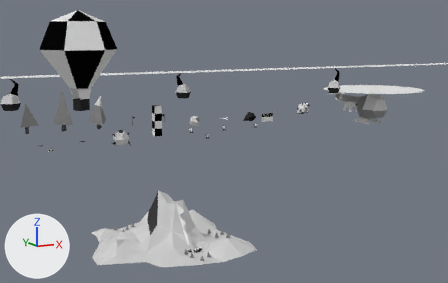
The Blender file assets/models.blend, before and after one commit.
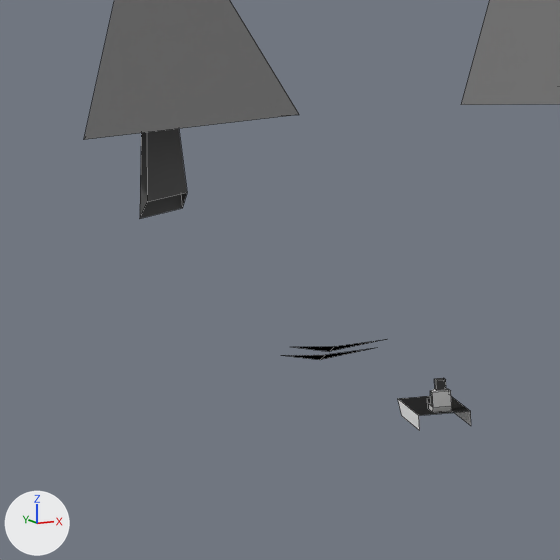
The first picture shows the older version from a 50 mm camera at (-28.5, -173.2, 27.1) aimed at (42.4, -34.8, -0.3). The close-ups show both versions on the part from 3% to 14% of the width and 41% to 58% of the height of that picture; other places that the commit changed are outside them. The axes (+X, +Y, +Z) are drawn at lower left. The lights are the same throughout. The close-ups show mesh edges as thin lines.

Before the edit, the objects in view are built like this:
```python
me_cube = bpy.data.meshes.new('Cube')
me_cube.from_pydata(...)  # 12 vertices, 8 faces; spans x -2.06..3.09, y -2.32..2.94, z -0.4..8.04
# faces by material slot: [4, 3, 1]
me_cube.materials.append(mat_trunk)  # dark grey #5d5d5d
me_cube.materials.append(mat_green)  # grey #868686
me_cube.materials.append(mat_shades)  # black #2c2c2c
me_cube_008 = bpy.data.meshes.new('Cube.008')
me_cube_008.from_pydata([(-1.0, -0.5, 0.0), (1.0, 0.56, -0.35), (0.0, -0.08, -0.14), (1.0, -0.5, 0.0), (-1.0, 0.56, -0.35), (0.0, 0.56, -0.35), (0.0, 1.62, -0.71), (0.0, 0.97, -0.49)], [], [(7, 1, 6), (3, 5, 2), (2, 5, 0), (7, 6, 4)])
me_cube_008.materials.append(mat_red_paint)  # black #070707
me_cube_014 = bpy.data.meshes.new('Cube.014')
me_cube_014.from_pydata(...)  # 34 vertices, 24 faces; spans x -0.5..0.5, y -1.0..1.0, z 0.0..0.93
# faces by material slot: [5, 10, 7, 2]
me_cube_014.materials.append(mat_shades)  # black #2c2c2c
me_cube_014.materials.append(mat_snow)  # light grey #cfcfcf
me_cube_014.materials.append(mat_helmet)  # dark grey #474747
me_cube_014.materials.append(mat_invisible)  # white #e7e7e7
ob_jumppad = bpy.data.objects.new('jumppad', me_cube_008)
ob_jumppad.location = (0.0, -20.0, 0.0)
ob_sled = bpy.data.objects.new('sled', me_cube_014)
ob_sled.location = (0.0, -30.0, 0.0)
ob_tree1 = bpy.data.objects.new('tree1', me_cube)
ob_tree1.location = (0.0, 0.0, 0.0)
# also in view: 'tree0' at (9.4, 0.2, 5.5)
```
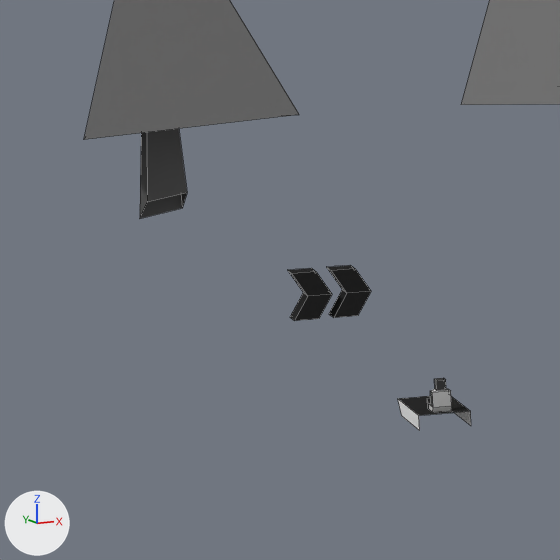
What differs and where, as boxes [x1, y1, x2, y2] in the close-ups (560 x 560 px):
'jumppad', reshaped (21% narrower, 159% taller): before [281, 339, 386, 360]; after [288, 265, 371, 321]

The change, as a list of edits to the scene's bpy script:
```text
Change me_cube_008:
    used by ob_jumppad; location = (0.0, -20.0, 0.0)
    remove me_cube_008.from_pydata(...)  # 8 vertices, 4 faces; spans x -1.0..1.0, y -0.5..1.62, z -0.71..0.0
    remove me_cube_008.materials.append(mat_red_paint)  # black #070707
    add me_cube_008.from_pydata(...)  # 24 vertices, 20 faces; spans x -0.83..0.77, y -0.25..0.25, z 0.5..1.5
    me_cube_008 part 1: the whole mesh is rebuilt
    add me_cube_008.materials.append(mat_shades)  # black #2c2c2c
```
